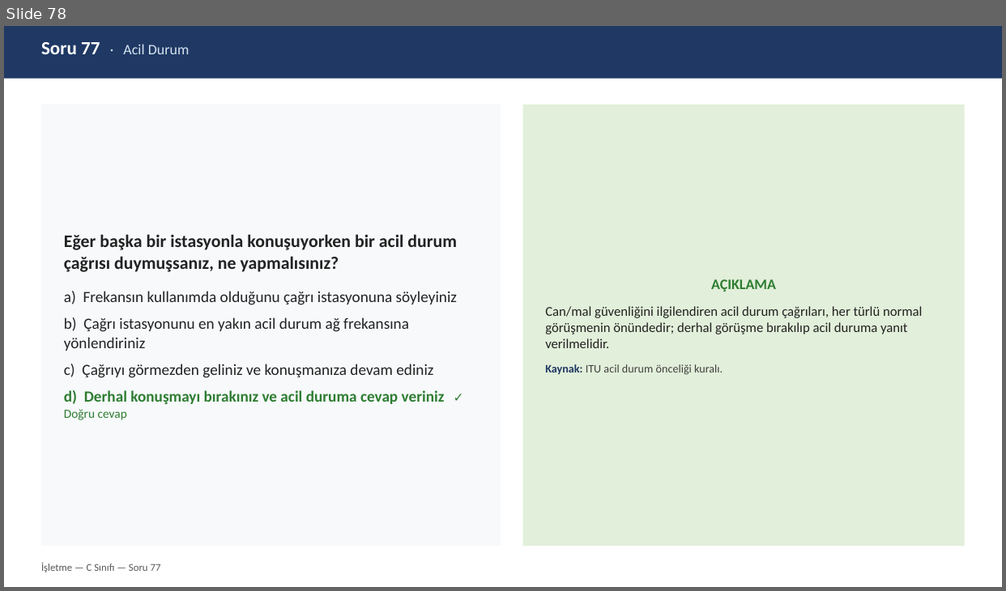
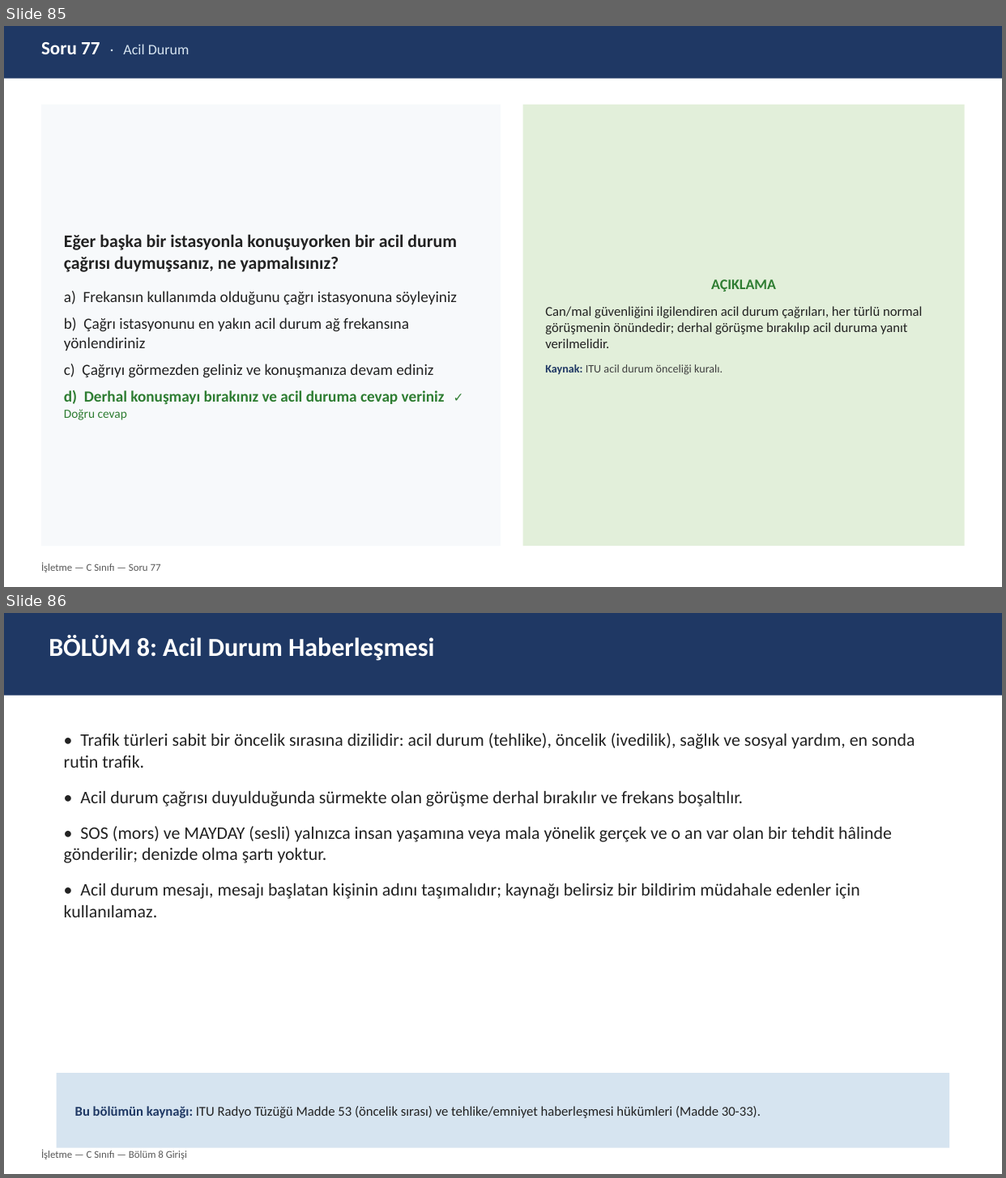
Before and after one commit to TA3HRJ/amator-telsiz-egitimi, a slide deck: Amator_Telsizcilik_C_Isletme_Sinav_Hazirlik_v1.0.pptx. Shown one above the other, each under a label of ours: slide 78 before the commit, slides 85 and 86 after it. The pictures are 1006x591 and 1006x1178 pixels, drawn with LibreOffice and Linux fonts; fonts in the diff are those of the drawing. Boxes give left, top, right and bottom in pixels: in the first picture for what was removed or moved away, otherwise in the second. Text is boxed around its words. In the diff, an @@ line names an element or a change of style, - is before the commit and + after.

```diff
--- a/Amator_Telsizcilik_C_Isletme_Sinav_Hazirlik_v1.0.pptx
+++ b/Amator_Telsizcilik_C_Isletme_Sinav_Hazirlik_v1.0.pptx
@@ slide 86 added at [4, 613, 1002, 1174], background #FFFFFF @@
@@ rectangle added at [4, 613, 1002, 696], fill #1F3864 @@
@@ text added at [49, 635, 434, 661], 25 pt, text #FFFFFF, bold @@
+BÖLÜM 8: Acil Durum Haberleşmesi
@@ text added at [64, 733, 914, 918], 17 pt, text #222222 @@
+• Trafik türleri sabit bir öncelik sırasına dizilidir: acil durum (tehlike), öncelik (ivedilik), sağlık ve sosyal yardım, en sonda rutin trafik.
+• Acil durum çağrısı duyulduğunda sürmekte olan görüşme derhal bırakılır ve frekans boşaltılır.
+• SOS (mors) ve MAYDAY (sesli) yalnızca insan yaşamına veya mala yönelik gerçek ve o an var olan bir tehdit hâlinde gönderilir; denizde olma şartı yoktur.
+• Acil durum mesajı, mesajı başlatan kişinin adını taşımalıdır; kaynağı belirsiz bir bildirim müdahale edenler için kullanılamaz.
@@ rectangle added at [57, 1073, 949, 1148], fill #D6E4F0, 13 pt, text #222222 @@
+Bu bölümün kaynağı: ITU Radyo Tüzüğü Madde 53 (öncelik sırası) ve tehlike/emniyet haberleşmesi hükümleri (Madde 30-33).
@@ text added at [41, 1149, 187, 1160], 10 pt, text #595959 @@
+İşletme — C Sınıfı — Bölüm 8 Girişi
@@ what was slide 78 is now slide 85 @@
```
Also in this commit, not shown: 7 other slides added, 5 other files.
